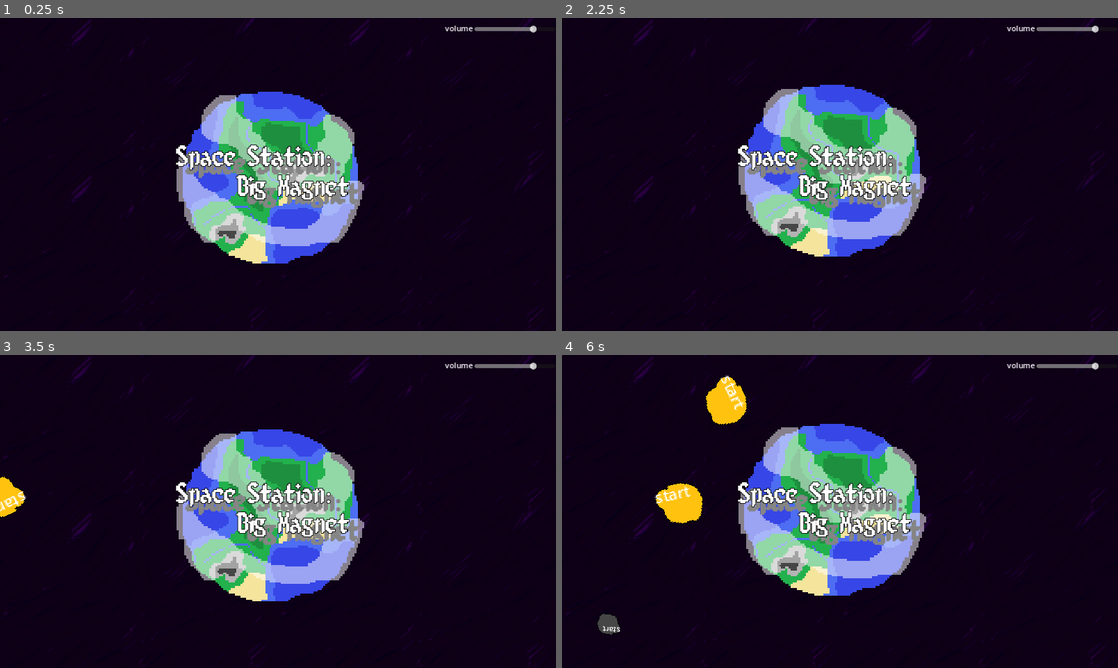
Above: before the commit, frames 1-4 (two rows, left to right).
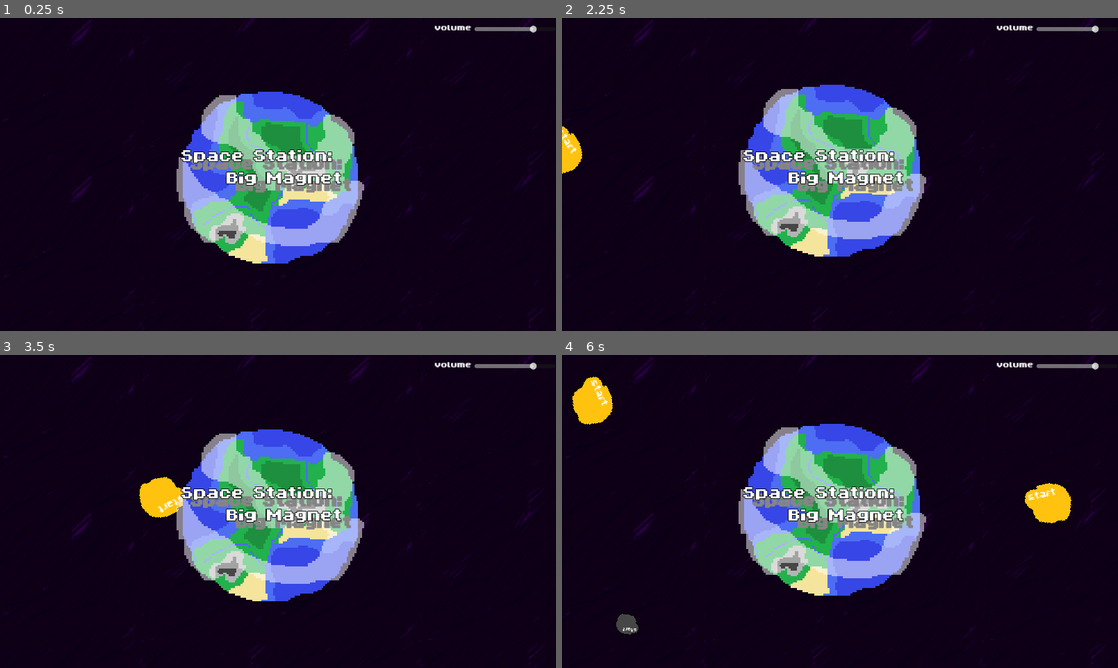
Above: after the commit, the same moments.

Repository: terumafu/spacestationbigmagnet
Game: Godot game, scene res://scenes/game_controller.tscn
The game is run twice, just before and just after one commit, with the same random seed, the same clock (stepped at 60 frames per second) and the same inputs.
Inputs (mouse positions are in pixels of both pictures, inside the frame that each line leads up to):
- Up to frame 1 (0.25 s): no input
- Up to frame 2 (2.25 s): move the mouse to (962, 158) at 0.52 s; press the mouse at (962, 158) at 0.53 s; hold D (rightAxisB) 0.53-1.28 s; move the mouse to (728, 190) at 1.27 s; release the mouse at (728, 190) at 1.28 s; hold A (leftAxisB) 1.28-2.03 s; tap S (decreaseBeamLength) at 1.35 s; move the mouse to (895, 105) at 2.02 s; hold D (rightAxisB) from 2.03 s (still down); tap W (increaseBeamLength) at 2.1 s
- Up to frame 3 (3.5 s): keep holding D (rightAxisB); move the mouse to (250, 574) at 2.77 s; tap Space (switchMagnet) at 2.85 s
- Up to frame 4 (6 s): move the mouse to (1006, 558) at 3.52 s; release D (rightAxisB) at 3.53 s; press the mouse at (1006, 558) at 3.53 s; hold A (leftAxisB) 3.53-5.78 s; move the mouse to (673, 464) at 4.27 s; release the mouse at (673, 464) at 4.28 s; tap S (decreaseBeamLength) at 4.35 s; move the mouse to (867, 511) at 5.02 s; tap W (increaseBeamLength) at 5.1 s; move the mouse to (756, 433) at 5.77 s; hold D (rightAxisB) from 5.78 s (still down); tap Space (switchMagnet) at 5.85 s

The runs differ from the first frame. In frame 1, 3.5% of the frame differs, in the area x 31-85%, y 2-61%; in frame 2, 3.9%; in frame 3, 4.7%; in frame 4, 7.2%, in the area x 1-92%, y 2-90%.

Commit message:
changes to font

Diff:
--- a/scenes/main_scene.tscn
+++ b/scenes/main_scene.tscn
@@ -11,7 +11,7 @@
 [ext_resource type="Script" path="res://scripts/Earth.gd" id="9_gvxih"]
 [ext_resource type="Texture2D" uid="uid://dfgas3k1c7vgd" path="res://assets/earth.png" id="10_xk3te"]
 [ext_resource type="Script" path="res://scripts/Spawner.gd" id="11_d1c2s"]
-[ext_resource type="FontFile" uid="uid://dc0tj6yde6fby" path="res://fonts/8bitlim.ttf" id="12_8nirl"]
+[ext_resource type="FontFile" uid="uid://b8p24l1ibk6kv" path="res://fonts/ByteBounce.ttf" id="12_bxioo"]
 [ext_resource type="Texture2D" uid="uid://47k3b0xkcvow" path="res://assets/arrow.png" id="13_rtt8h"]
 
 [sub_resource type="CircleShape2D" id="CircleShape2D_s3dhi"]
@@ -21,8 +21,8 @@
 radius = 450.0
 
 [sub_resource type="Theme" id="Theme_qx5wn"]
-default_font = ExtResource("12_8nirl")
-default_font_size = 30
+default_font = ExtResource("12_bxioo")
+default_font_size = 40
 
 [node name="MainScene" type="Node2D" node_paths=PackedStringArray("spawner", "camera", "menuPosition", "spaceStation", "magnet", "earth", "missionStatement", "waveName", "gameOver", "gameWin", "controls")]
 process_mode = 3
@@ -210,7 +210,6 @@
 
 [node name="gameOver" type="Label" parent="CanvasLayer/Control"]
 visible = false
-modulate = Color(0.568627, 0.00392157, 0.92549, 1)
 layout_mode = 1
 anchors_preset = 8
 anchor_left = 0.5
@@ -225,9 +224,15 @@
 grow_vertical = 2
 text = "GAME OVER"
 
+[node name="Button" type="Button" parent="CanvasLayer/Control/gameOver"]
+layout_mode = 0
+offset_top = 100.0
+offset_right = 114.0
+offset_bottom = 136.0
+text = "restart"
+
 [node name="gameWin" type="Label" parent="CanvasLayer/Control"]
 visible = false
-modulate = Color(0.568627, 0.00392157, 0.92549, 1)
 layout_mode = 1
 anchors_preset = 8
 anchor_left = 0.5
@@ -242,6 +247,13 @@
 grow_vertical = 2
 text = "YOU WIN"
 
+[node name="Button" type="Button" parent="CanvasLayer/Control/gameWin"]
+layout_mode = 0
+offset_top = 100.0
+offset_right = 114.0
+offset_bottom = 136.0
+text = "restart"
+
 [node name="Controls Interface" type="Control" parent="CanvasLayer/Control"]
 anchors_preset = 0
 offset_right = 40.0
@@ -256,6 +268,7 @@
 color = Color(0, 0, 0, 0.721569)
 
 [node name="Label2" type="Label" parent="CanvasLayer/Control/Controls Interface"]
+layout_mode = 0
 offset_left = 365.0
 offset_top = 150.0
 offset_right = 710.0
@@ -263,6 +276,7 @@
 text = "Press D to move"
 
 [node name="Label3" type="Label" parent="CanvasLayer/Control/Controls Interface"]
+layout_mode = 0
 offset_left = 360.0
 offset_top = 458.0
 offset_right = 735.0
@@ -317,3 +331,5 @@
 [connection signal="timeout" from="Spawner/spawnTimer" to="Spawner" method="_on_timer_timeout"]
 [connection signal="timeout" from="Spawner/afterWaveTimer" to="Spawner" method="_on_after_wave_timer_timeout"]
 [connection signal="timeout" from="Spawner/killtimer" to="Spawner" method="_on_killtimer_timeout"]
+[connection signal="pressed" from="CanvasLayer/Control/gameOver/Button" to="." method="_on_button_pressed"]
+[connection signal="pressed" from="CanvasLayer/Control/gameWin/Button" to="." method="_on_button_pressed"]
--- a/scenes/menu_scene.tscn
+++ b/scenes/menu_scene.tscn
@@ -4,11 +4,11 @@
 [ext_resource type="Texture2D" uid="uid://do6gaaltjys6j" path="res://assets/background.png" id="2_83kpl"]
 [ext_resource type="Texture2D" uid="uid://dfgas3k1c7vgd" path="res://assets/earth.png" id="3_i06d5"]
 [ext_resource type="Script" path="res://scripts/menuSpawner.gd" id="4_4ieyu"]
-[ext_resource type="FontFile" uid="uid://dc0tj6yde6fby" path="res://fonts/8bitlim.ttf" id="5_pbjw3"]
+[ext_resource type="FontFile" uid="uid://b8p24l1ibk6kv" path="res://fonts/ByteBounce.ttf" id="4_06uko"]
 
 [sub_resource type="Theme" id="Theme_6n7ud"]
-default_font = ExtResource("5_pbjw3")
-default_font_size = 50
+default_font = ExtResource("4_06uko")
+default_font_size = 60
 
 [node name="MenuScene" type="Node2D" node_paths=PackedStringArray("earth", "titletext")]
 texture_filter = 1
@@ -50,10 +50,11 @@
 texture = ExtResource("3_i06d5")
 
 [node name="titleFont" type="Label" parent="CanvasLayer/Control"]
-offset_left = 365.0
-offset_top = 260.0
-offset_right = 726.0
-offset_bottom = 376.0
+layout_mode = 0
+offset_left = 376.0
+offset_top = 262.0
+offset_right = 737.0
+offset_bottom = 378.0
 theme_override_colors/font_color = Color(1, 1, 1, 1)
 theme_override_colors/font_shadow_color = Color(0.521569, 0.521569, 0.521569, 1)
 theme_override_colors/font_outline_color = Color(0, 0, 0, 1)
@@ -72,10 +73,12 @@
 value = 75.0
 
 [node name="Label" type="Label" parent="CanvasLayer"]
-offset_left = 922.0
-offset_top = 10.0
-offset_right = 980.0
-offset_bottom = 33.0
+offset_left = 901.0
+offset_top = 9.0
+offset_right = 1054.0
+offset_bottom = 51.0
+theme_override_fonts/font = ExtResource("4_06uko")
+theme_override_font_sizes/font_size = 30
 text = "volume"
 
 [connection signal="startGameSignal" from="Spawner" to="." method="_on_spawner_start_game_signal"]
--- a/scripts/DebrisBreakNoise.gd
+++ b/scripts/DebrisBreakNoise.gd
@@ -1,6 +1,6 @@
 extends AudioStreamPlayer2D
 
-func _ready(): #https://www.youtube.com/watch?v=npL3NfpOd9A
+func _ready():
 	volume_db = Global.volume;
 	pitch_scale += randf_range(-0.2, 0.2)
 
--- a/scripts/Earth.gd
+++ b/scripts/Earth.gd
@@ -11,7 +11,7 @@
 	timePassed += delta;
 func _on_area_2d_body_entered(body):
 	if body.return_size() > 2:
-		change_hp(body.return_size());
+		change_hp(body.return_size() * 5);
 		collisionArray.append({"size": body.return_size(), "type" : body.return_type()});
 		if hp <= 0:
 			gameOver.emit();
--- a/scripts/MainScene.gd
+++ b/scripts/MainScene.gd
@@ -95,11 +95,10 @@
 					spaceStation.change_money(0);,
 	}
 ]
-
+signal gameReset;
 func _ready():
 	get_tree().paused = true;
 	missionArray.shuffle();
-
 	#await get_tree().create_timer(0.1).timeout
 	#transition_to_break()
 	spawn_wave();
@@ -175,13 +174,14 @@
 		game_win();
 		return;
 
-	menuPosition.global_position = Vector2(camera.global_position[0] - 300,75);
+	menuPosition.global_position = Vector2(1152/2,75);
 	menuPosition.call_deferred("add_child",temp);
 	temp.repairButtonSignal.connect(repairShip);
 	temp.speedUpgradeSignal.connect(upgradeSpeed);
 	temp.weightUpgradeSignal.connect(upgradeWeight);
 	temp.beamUpgradeSignal.connect(upgradeBeam);
 	temp.exitMenuSignal.connect(exit_menu);
+
 func check_mission():
 	if currentMission != null:
 		currentMission.checkCallable.call();
@@ -226,3 +226,7 @@
 func game_win():
 	get_tree().paused = true;
 	gameWin.visible = true;
+
+
+func _on_button_pressed():
+	gameReset.emit(self);
--- a/scripts/game_controller.gd
+++ b/scripts/game_controller.gd
@@ -4,10 +4,12 @@
 func _on_menu_scene_start_game(node):
 	node.queue_free();
 	var temp = game.instantiate();
+	temp.gameReset.connect(_on_menu_scene_start_game);
 	call_deferred("add_child",temp);
 
 
 
-
+func _ready():
+	pass
 func _on_menu_scene_change_volume(volume):
 	Global.volume = volume;
--- a/scripts/menuSpawner.gd
+++ b/scripts/menuSpawner.gd
@@ -4,11 +4,15 @@
 @export var debrisHolder : Node2D;
 @export var spawnTimer : Timer;
 signal startGameSignal;
+func _ready():
+	print("ready")
 func _process(_delta):
 	for n in debrisHolder.get_children():
 		if n.global_position[0] > 1300:
 			n.call_deferred("queue_free");
 func spawns_debris(location, type, size, speed):
+	print("sapwns");
+	print(location);
 	var tempDebris = debris.instantiate();
 	tempDebris.global_position = location;
 	tempDebris.set_sprite(type);
@@ -17,7 +21,7 @@
 	tempDebris.set_rotation_speed(randf_range(-0.05, 0.05));
 	debrisHolder.add_child(tempDebris);
 	tempDebris.disable_hitbox();
-
+	print(tempDebris)
 	var button = Button.new();
 	button.pressed.connect(start_game);
 	tempDebris.get_node("Sprite2D").add_child(button);
@@ -28,12 +32,14 @@
 
 	var label = Label.new();
 	label.text = "start";
+	label.set("theme_override_fonts/font",load("res://fonts/ByteBounce.ttf"));
 	tempDebris.get_node("Sprite2D").add_child(label);
-	label.position = -Vector2(50,50)/2;
-	#label.size = Vector2(50,50);
-	label.vertical_alignment = VERTICAL_ALIGNMENT_CENTER;
+	label.position = -Vector2(40,40)/2;
+	label.size = Vector2(50,50);
+	label.vertical_alignment = VERTICAL_ALIGNMENT_TOP;
+
 func _on_spawn_timer_timeout():
-	spawns_debris(get_random_border_location(),randi_range(0,1),randi_range(1,2),Vector2(randi_range(100,400),randi_range(-10,10)))
+	spawns_debris(get_random_border_location(),randi_range(0,1),randi_range(1,2),Vector2(randi_range(100,300),randi_range(-10,10)))
 
 func get_random_border_location():
 	return Vector2(-200,randi_range(48,600));
Not shown, added: export_presets.cfg
Binary file added: fonts/ByteBounce.ttf
Not shown, added: fonts/ByteBounce.ttf.import
Not shown, changed: .DS_Store
Not shown, added: fonts/.DS_Store
